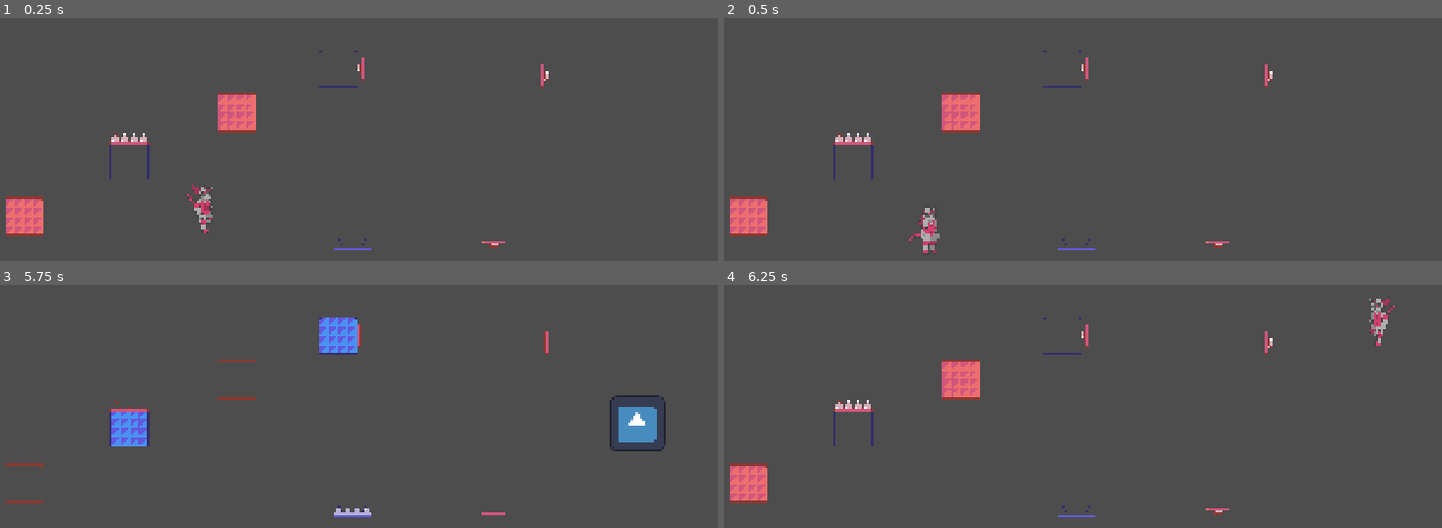
Above: before the commit, frames 1-4 (two rows, left to right).
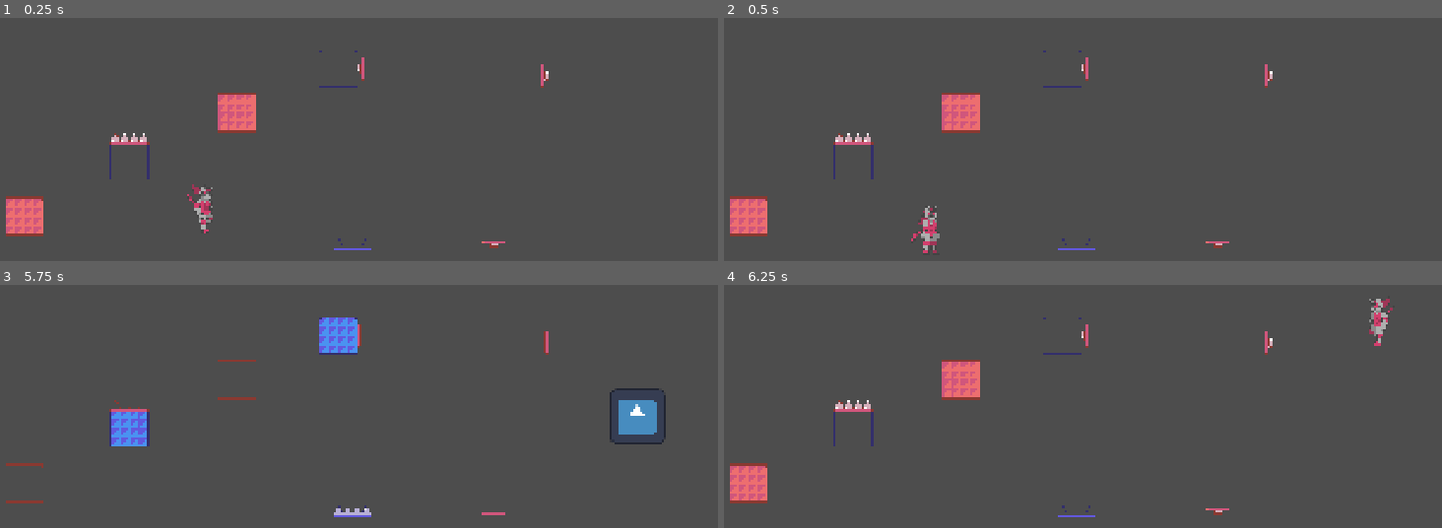
Above: after the commit, the same moments.

Repository: MatheoBrassart/The-Adventure-of-Beep-n-Boo-p
Game: Godot game, scene res://scenes/levels/level_test.tscn
Two runs of this game, one before a commit and one after it. Both use one fixed random seed, a clock stepped at 60 frames per second and the inputs below. The engine's default icon, where the game draws it, is replaced by a stand-in: a white triangle on a blue panel in a dark square.
Inputs:
- Up to frame 1 (0.25 s): no input
- Up to frame 2 (0.5 s): no input
- Up to frame 3 (5.75 s): hold D (move_right) 0.53-2.03 s; tap Shift (switch_character) every 0.75 s from 0.6 to 5.1 s; tap Space (jump) at 0.77, 1.52, 3.02, 3.77, 4.52 s; hold A (move_left) 2.03-2.78 s; hold D (move_right) 2.78-4.28 s; hold A (move_left) 4.28-5.03 s; hold D (move_right) from 5.03 s (still down)
- Up to frame 4 (6.25 s): release D (move_right) at 5.78 s; hold A (move_left) from 5.78 s (still down); tap Shift (switch_character) at 5.85 s; tap Space (jump) at 6.02 s

Frame 1 is identical in both runs. In frame 2, 0.1% of the frame differs, in the area x 25-30%, y 77-96%; in frame 3, 0.7%, in the area x 84-93%, y 42-69%; in frame 4, less than 0.1%.

Commit message:
Better Beep idle animation

Diff:
--- a/the-adventure-of-beep-n'-boop/scenes/player.tscn
+++ b/the-adventure-of-beep-n'-boop/scenes/player.tscn
@@ -1,8 +1,8 @@
-[gd_scene load_steps=18 format=3 uid="uid://bpyurbx843djn"]
+[gd_scene load_steps=22 format=3 uid="uid://bpyurbx843djn"]
 
 [ext_resource type="Script" uid="uid://dod5w3objikpo" path="res://scripts/player.gd" id="1_g2els"]
 [ext_resource type="Texture2D" uid="uid://desbr1erhdkrq" path="res://icon.svg" id="2_g2els"]
-[ext_resource type="Texture2D" uid="uid://bymn7h2gre4h0" path="res://assets/Beep.png" id="2_qhqgy"]
+[ext_resource type="Texture2D" uid="uid://bymn7h2gre4h0" path="res://assets/BeepSpritesheet.png" id="2_qhqgy"]
 
 [sub_resource type="AtlasTexture" id="AtlasTexture_d2wvv"]
 atlas = ExtResource("2_qhqgy")
@@ -35,6 +35,22 @@
 [sub_resource type="AtlasTexture" id="AtlasTexture_fjrip"]
 atlas = ExtResource("2_qhqgy")
 region = Rect2(300, 0, 100, 100)
+
+[sub_resource type="AtlasTexture" id="AtlasTexture_oprun"]
+atlas = ExtResource("2_qhqgy")
+region = Rect2(400, 0, 100, 100)
+
+[sub_resource type="AtlasTexture" id="AtlasTexture_a8ls1"]
+atlas = ExtResource("2_qhqgy")
+region = Rect2(500, 0, 100, 100)
+
+[sub_resource type="AtlasTexture" id="AtlasTexture_qfm1y"]
+atlas = ExtResource("2_qhqgy")
+region = Rect2(600, 0, 100, 100)
+
+[sub_resource type="AtlasTexture" id="AtlasTexture_fulsm"]
+atlas = ExtResource("2_qhqgy")
+region = Rect2(700, 0, 100, 100)
 
 [sub_resource type="AtlasTexture" id="AtlasTexture_dqkch"]
 atlas = ExtResource("2_qhqgy")
@@ -83,10 +99,22 @@
 }, {
 "duration": 1.0,
 "texture": SubResource("AtlasTexture_fjrip")
+}, {
+"duration": 1.0,
+"texture": SubResource("AtlasTexture_oprun")
+}, {
+"duration": 1.0,
+"texture": SubResource("AtlasTexture_a8ls1")
+}, {
+"duration": 1.0,
+"texture": SubResource("AtlasTexture_qfm1y")
+}, {
+"duration": 1.0,
+"texture": SubResource("AtlasTexture_fulsm")
 }],
 "loop": true,
 "name": &"idle",
-"speed": 6.0
+"speed": 12.0
 }, {
 "frames": [{
 "duration": 1.0,
@@ -107,7 +135,7 @@
 }]
 
 [sub_resource type="RectangleShape2D" id="RectangleShape2D_qhqgy"]
-size = Vector2(2.2999997, 7.2)
+size = Vector2(2.1999998, 7.2999997)
 
 [node name="Player" type="CharacterBody2D" groups=["Player"]]
 z_index = 5
@@ -117,6 +145,8 @@
 sprite_frames = SubResource("SpriteFrames_dqkch")
 animation = &"idle"
 autoplay = "idle"
+frame = 4
+frame_progress = 0.27021128
 
 [node name="SpriteBoop" type="Sprite2D" parent="."]
 visible = false
@@ -124,6 +154,6 @@
 texture = ExtResource("2_g2els")
 
 [node name="CollisionShape2D" type="CollisionShape2D" parent="."]
-position = Vector2(-1, 14)
+position = Vector2(2.3841858e-07, 13.5)
 scale = Vector2(10, 10)
 shape = SubResource("RectangleShape2D_qhqgy")
Binary file removed: the-adventure-of-beep-n'-boop/assets/Beep.png
Binary file added: the-adventure-of-beep-n'-boop/assets/BeepSpritesheet.png
Not shown, changed: the-adventure-of-beep-n'-boop/assets/BeepSpritesheet.png.import
